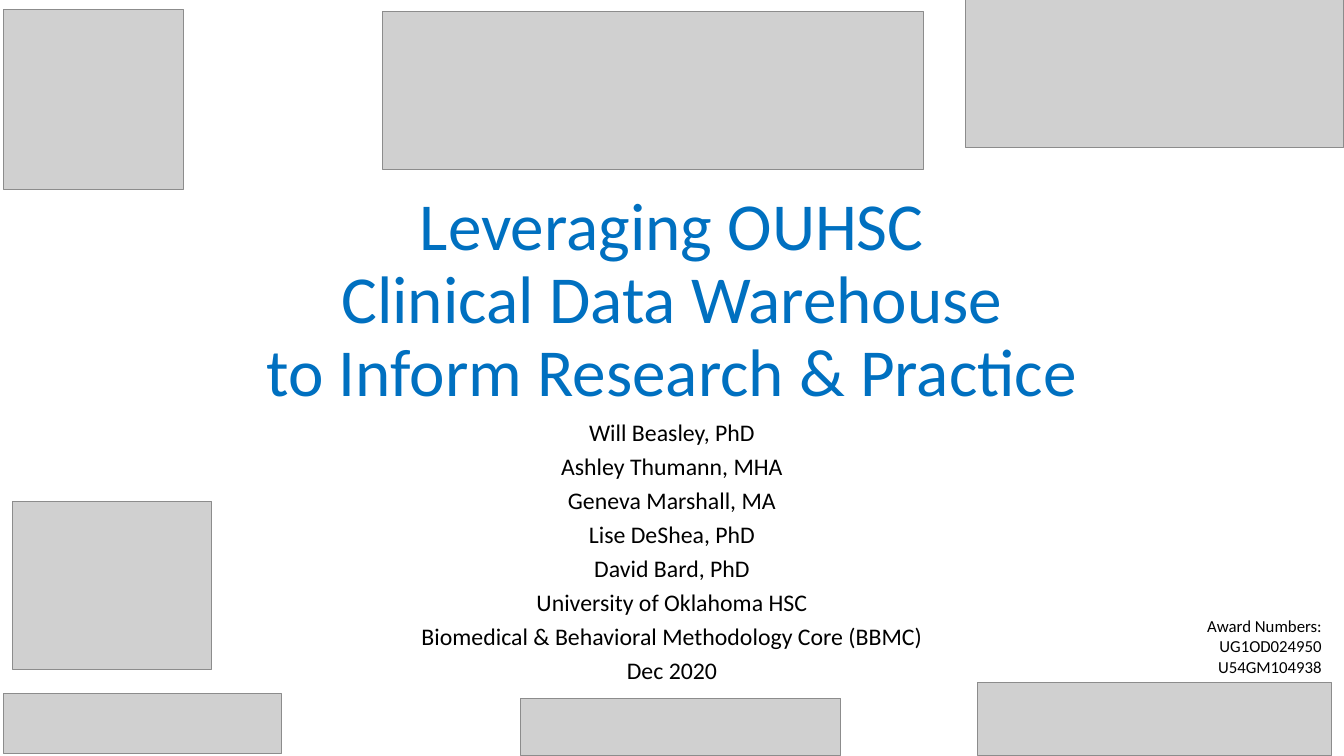
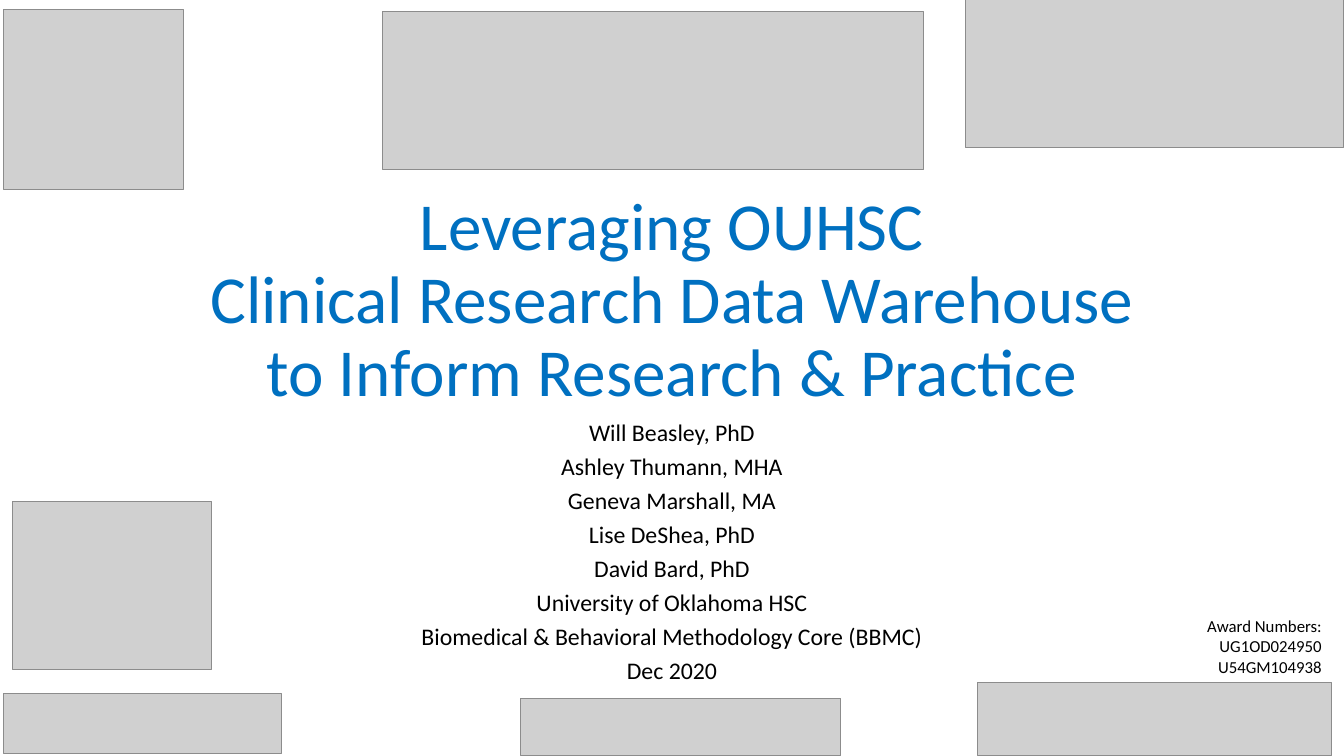
Before and after one commit to OuhscBbmc/prairie-outpost-public, a slide deck: slide 1 of publications/presentation-2020-12-ou-health/crdw-2020-12.pptx. Drawn at 1344x756 pixels with LibreOffice and Linux fonts; fonts in the diff are those of the drawing; grey boxes stand for pictures; background and template pictures are left out. Boxes give left, top, right and bottom in pixels: in the first picture for what was removed or moved away, otherwise in the second. Text is boxed around its words. In the diff, an @@ line names an element or a change of style, - is before the commit and + after.

```diff
--- a/publications/presentation-2020-12-ou-health/crdw-2020-12.pptx
+++ b/publications/presentation-2020-12-ou-health/crdw-2020-12.pptx
@@ title at (x1=210, y1=203, x2=1133, y2=397): text changed @@
-Leveraging OUHSC
-Clinical Data Warehouse
-to Inform Research & Practice
+Leveraging OUHSC
+Clinical Research Data Warehouse
+to Inform Research & Practice
```
Also in this commit, not shown: 10 other slides changed, 3 other files.
